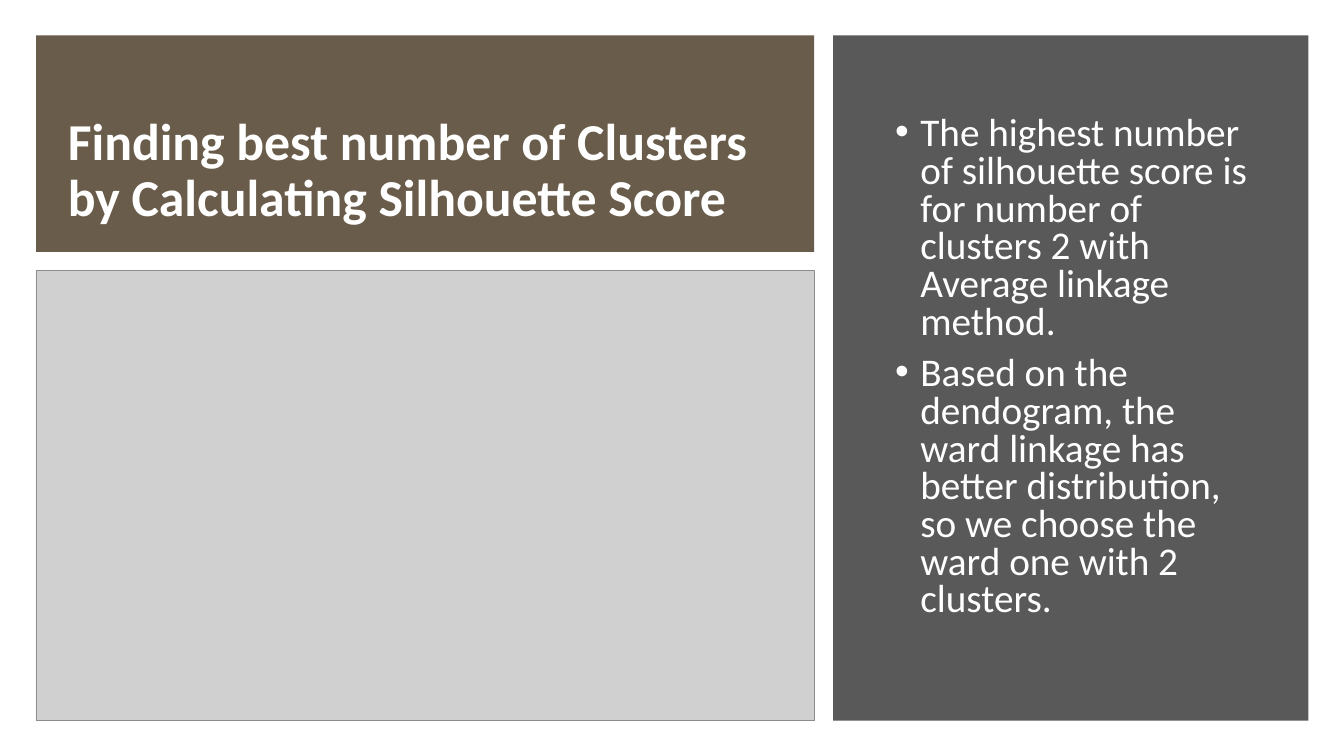
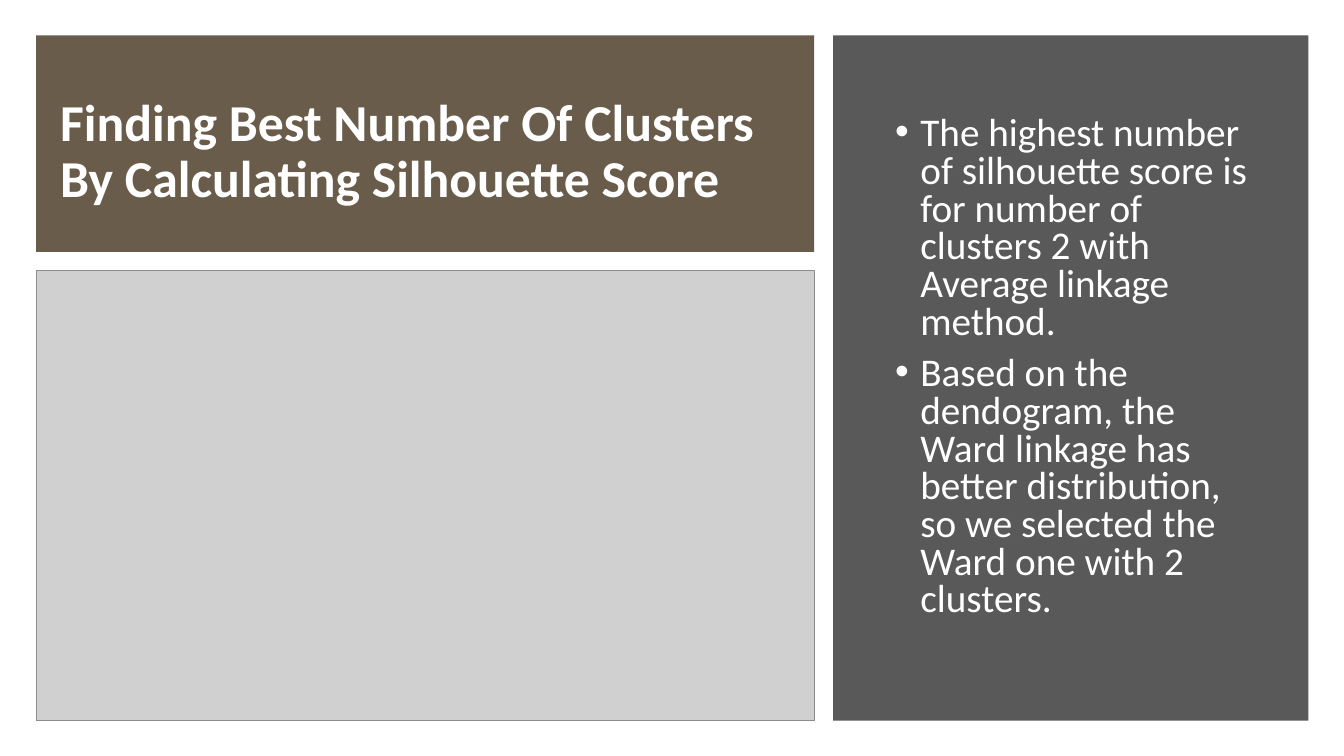
Before and after one commit to parichehrma/PariMa1, a slide deck: slide 21 of Customers Segmentation based on their Credit Card usage.pptx. Drawn at 1344x756 pixels with LibreOffice and Linux fonts; fonts in the diff are those of the drawing; grey boxes stand for pictures. Boxes give left, top, right and bottom in pixels: in the first picture for what was removed or moved away, otherwise in the second. Text is boxed around its words. In the diff, an @@ line names an element or a change of style, - is before the commit and + after.

```diff
--- a/Customers Segmentation based on their Credit Card usage.pptx
+++ b/Customers Segmentation based on their Credit Card usage.pptx
@@ title at [60,104,754,206]: text changed @@
-Finding best number of Clusters by Calculating Silhouette Score
+Finding Best Number Of Clusters By Calculating Silhouette Score
@@ text at [920,359,1221,613]: text changed @@
-• Based on the dendogram, the ward linkage has better distribution, so we choose the ward one with 2 clusters.
+• Based on the dendogram, the Ward linkage has better distribution, so we selected the Ward one with 2 clusters.
```
Also in this commit, not shown: 28 other slides changed, 1 other file.
